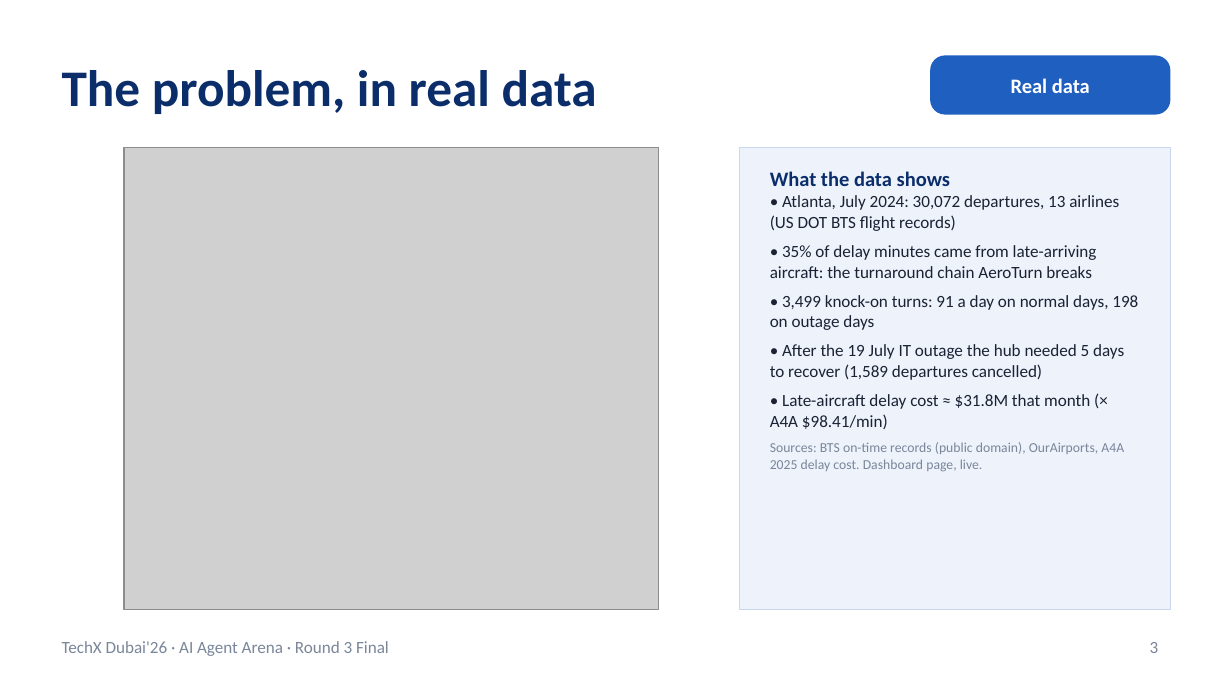
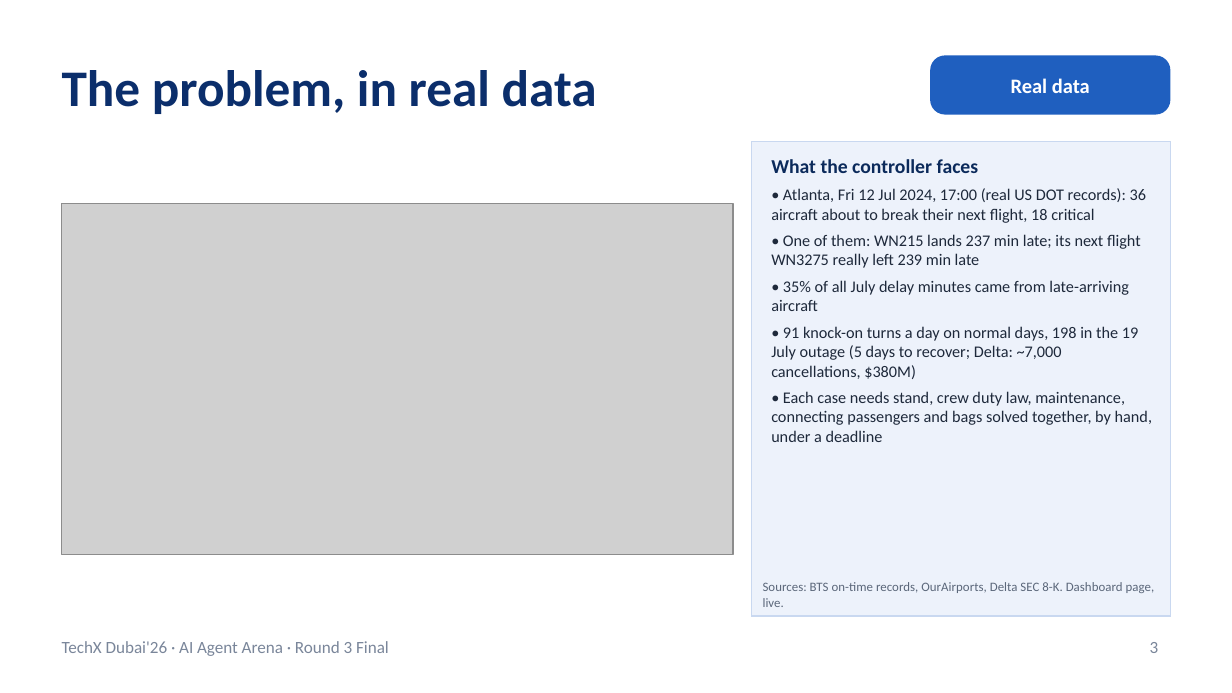
Before and after one commit to RithikhC/EagleX, a slide deck: slide 3 of docs/EagleX_Round3_Final.pptx. Drawn at 1232x693 pixels with LibreOffice and Linux fonts; fonts in the diff are those of the drawing; grey boxes stand for pictures. Boxes give left, top, right and bottom in pixels: in the first picture for what was removed or moved away, otherwise in the second. Text is boxed around its words. In the diff, an @@ line names an element or a change of style, - is before the commit and + after.

```diff
--- a/docs/EagleX_Round3_Final.pptx
+++ b/docs/EagleX_Round3_Final.pptx
@@ rectangle: place and size @@
-rectangle at [739,148,1170,610]
+rectangle at [752,142,1170,616]
@@ rectangle at [752,142,1170,616]: outline #C9D8F0 0.5 pt to #C9D8F0 0.75 pt @@
@@ text at [771,159,1152,442]: text changed; size 10 to 9.5 pt; text colour #1A2233 to #1E293B @@
-What the data shows
-• Atlanta, July 2024: 30,072 departures, 13 airlines (US DOT BTS flight records)
-• 35% of delay minutes came from late-arriving aircraft: the turnaround chain AeroTurn breaks
-• 3,499 knock-on turns: 91 a day on normal days, 198 on outage days
-• After the 19 July IT outage the hub needed 5 days to recover (1,589 departures cancelled)
-• Late-aircraft delay cost ≈ $31.8M that month (× A4A $98.41/min)
-Sources: BTS on-time records (public domain), OurAirports, A4A 2025 delay cost. Dashboard page, live.
+What the controller faces
+• Atlanta, Fri 12 Jul 2024, 17:00 (real US DOT records): 36 aircraft about to break their next flight, 18 critical
+• One of them: WN215 lands 237 min late; its next flight WN3275 really left 239 min late
+• 35% of all July delay minutes came from late-arriving aircraft
+• 91 knock-on turns a day on normal days, 198 in the 19 July outage (5 days to recover; Delta: ~7,000 cancellations, $380M)
+• Each case needs stand, crew duty law, maintenance, connecting passengers and bags solved together, by hand, under a deadline
@@ picture: place and size @@
-picture at [124,148,659,610]
+picture at [62,203,733,554]
@@ text added at [763,582,1155,607], 7.5 pt, text #5B677A @@
+Sources: BTS on-time records, OurAirports, Delta SEC 8-K. Dashboard page, live.
```
Also in this commit, not shown: 11 other slides changed, 7 slides added, 1 slide removed, 13 other files.
